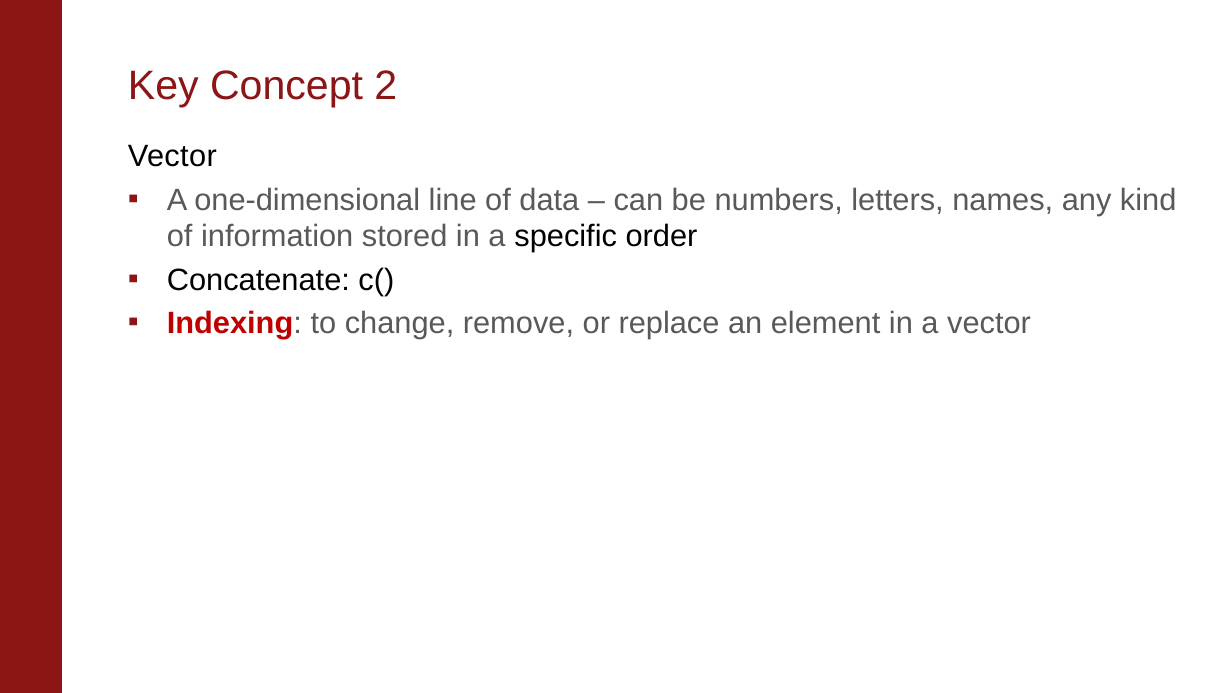
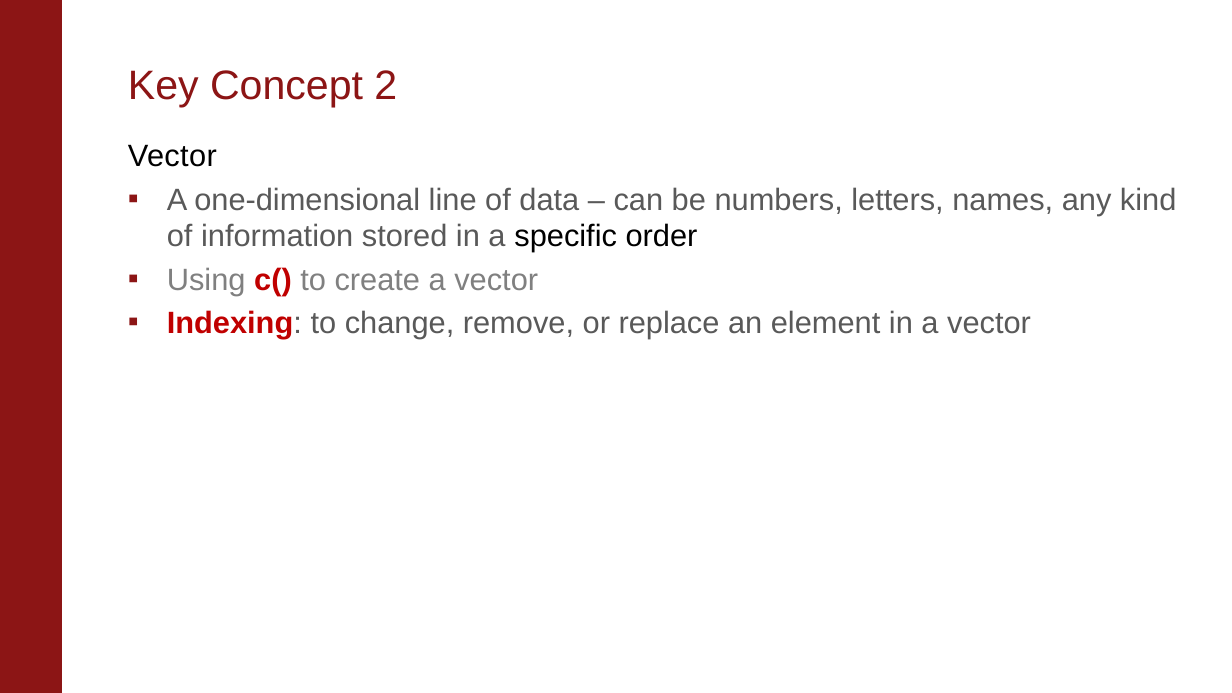
Before and after one commit to kaipingchen/com106-206-TA, a slide deck: slide 9 of KaipingAdina's Section Material/Intro Section/IntroSection.pptx. Drawn at 1232x693 pixels with LibreOffice and Linux fonts; fonts in the diff are those of the drawing; background and template pictures are left out. Boxes give left, top, right and bottom in pixels: in the first picture for what was removed or moved away, otherwise in the second. Text is boxed around its words. In the diff, an @@ line names an element or a change of style, - is before the commit and + after.

```diff
--- a/KaipingAdina's Section Material/Intro Section/IntroSection.pptx
+++ b/KaipingAdina's Section Material/Intro Section/IntroSection.pptx
@@ text at (167, 267, 538, 295): text changed; text colour #000000 to #808080 @@
-  ▪ Concatenate: c()
+  ▪ Using c() to create a vector
```
Also in this commit, not shown: 1 other file.
